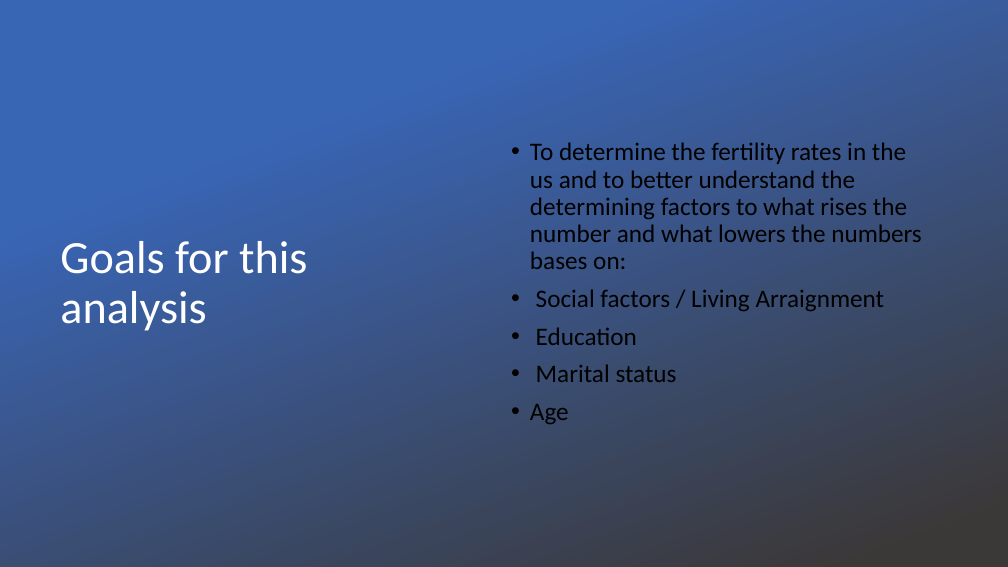
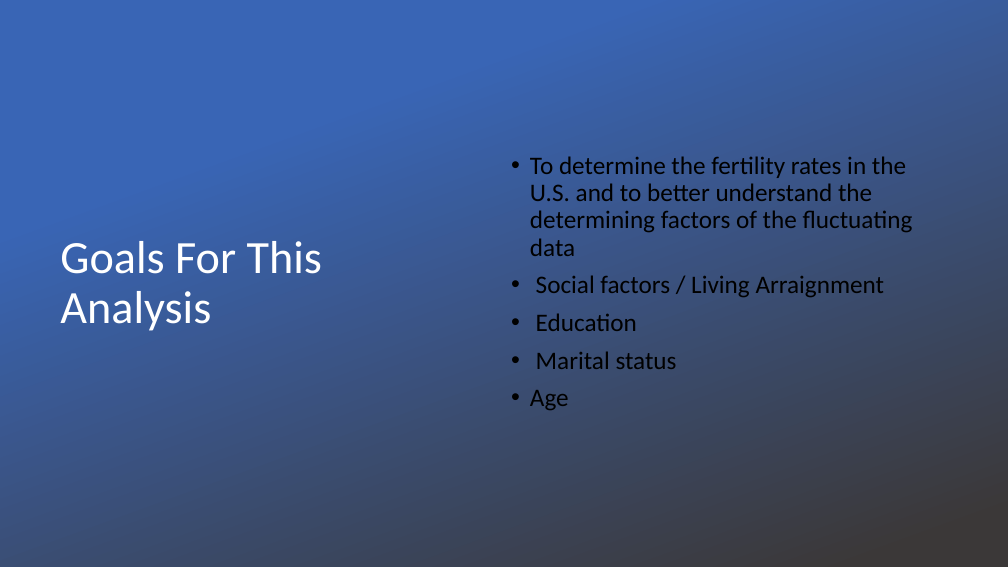
Before and after one commit to vlee2020/UCI-Project1-Group5, a slide deck: slide 5 of Presentation/Fertility Rates in the US.pptx. Drawn at 1008x567 pixels with LibreOffice and Linux fonts; fonts in the diff are those of the drawing; background and template pictures are left out. Boxes give left, top, right and bottom in pixels: in the first picture for what was removed or moved away, otherwise in the second. Text is boxed around its words. In the diff, an @@ line names an element or a change of style, - is before the commit and + after.

```diff
--- a/Presentation/Fertility Rates in the US.pptx
+++ b/Presentation/Fertility Rates in the US.pptx
@@ text at (x1=530, y1=156, x2=913, y2=256): text changed @@
-• To determine the fertility rates in the us and to better understand the determining factors to what rises the number and what lowers the numbers bases on:
+• To determine the fertility rates in the U.S. and to better understand the determining factors of the fluctuating data
@@ title at (x1=60, y1=241, x2=322, y2=331): text changed @@
-Goals for this analysis
+Goals For This Analysis
```
Also in this commit, not shown: 4 other slides changed, 2 other files.
